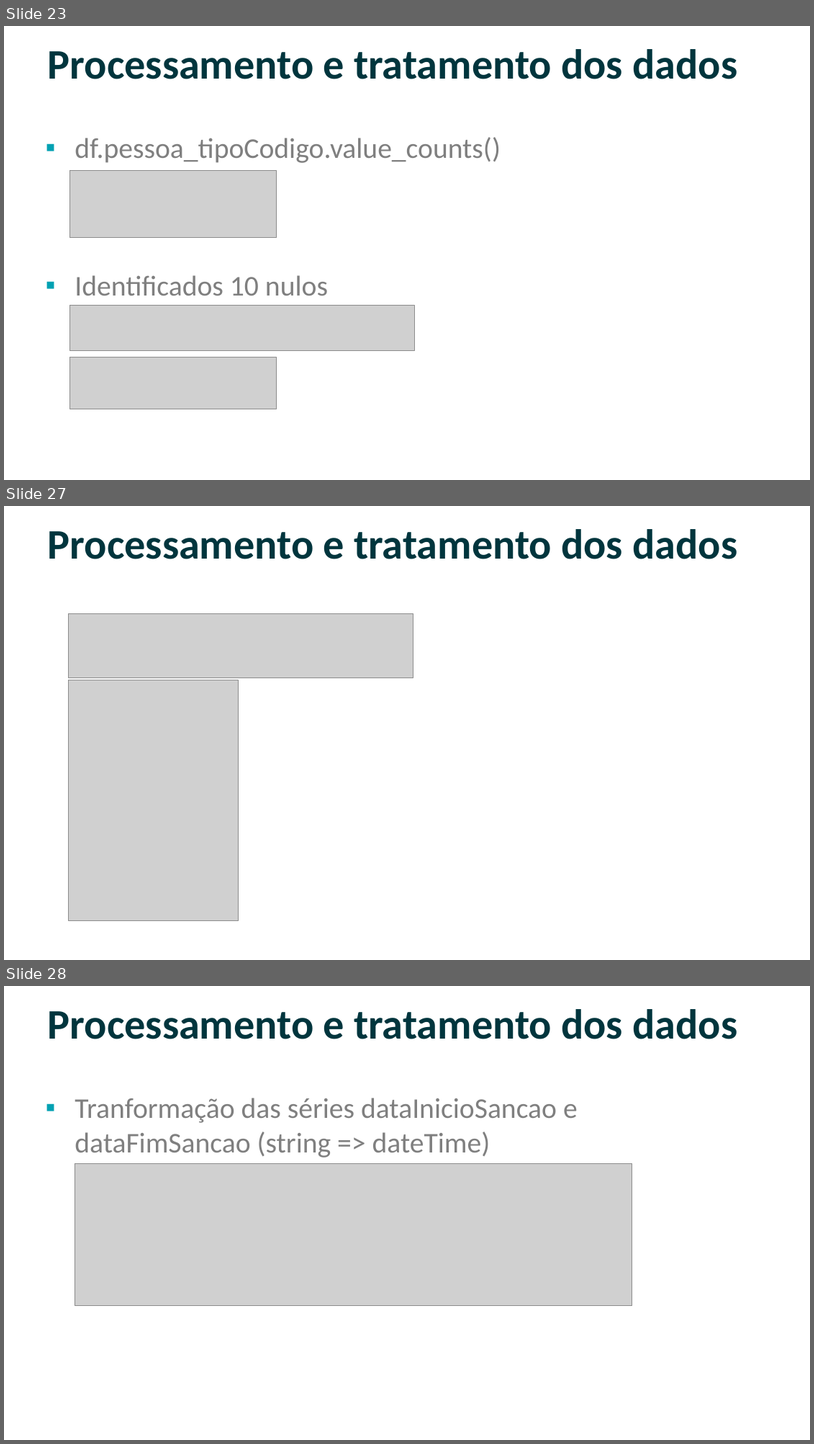
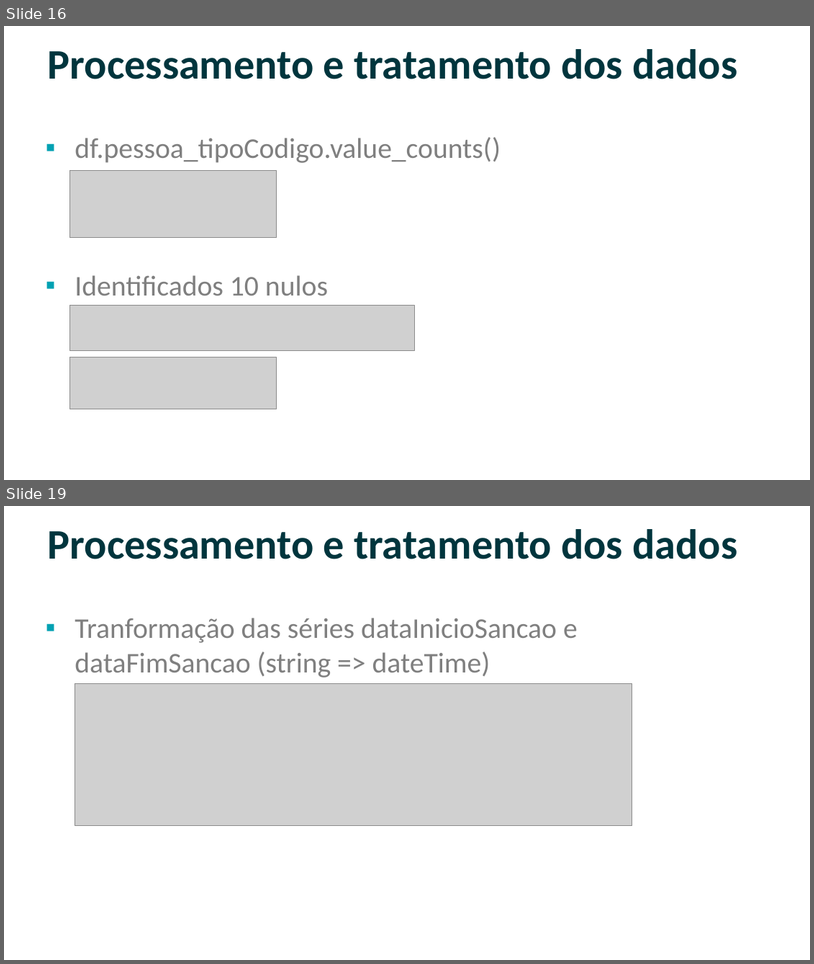
Before and after one commit to willsancheslima/tcc-puc-minas, a slide deck: doc/apresentacao.pptx. Shown one above the other, each under a label of ours: slides 23, 27 and 28 before the commit, slides 16 and 19 after it; the slides between them are not shown. The pictures are 814x1444 and 814x964 pixels, drawn with LibreOffice and Linux fonts; fonts in the diff are those of the drawing; grey boxes stand for pictures; background and template pictures are left out. Boxes give left, top, right and bottom in pixels: in the first picture for what was removed or moved away, otherwise in the second. Text is boxed around its words. In the diff, an @@ line names an element or a change of style, - is before the commit and + after.

```diff
--- a/doc/apresentacao.pptx
+++ b/doc/apresentacao.pptx
@@ slide 27 removed at [4,506,810,960], background #FFFFFF @@
@@ title removed at [48,529,738,559] @@
-Processamento e tratamento dos dados
@@ picture removed at [69,613,414,677] @@
@@ picture removed at [69,680,238,921] @@
@@ what was slide 23 is now slide 16 @@
@@ what was slide 28 is now slide 19 @@
```
Also in this commit, not shown: 9 slides changed, 22 other slides removed, 7 other files.
